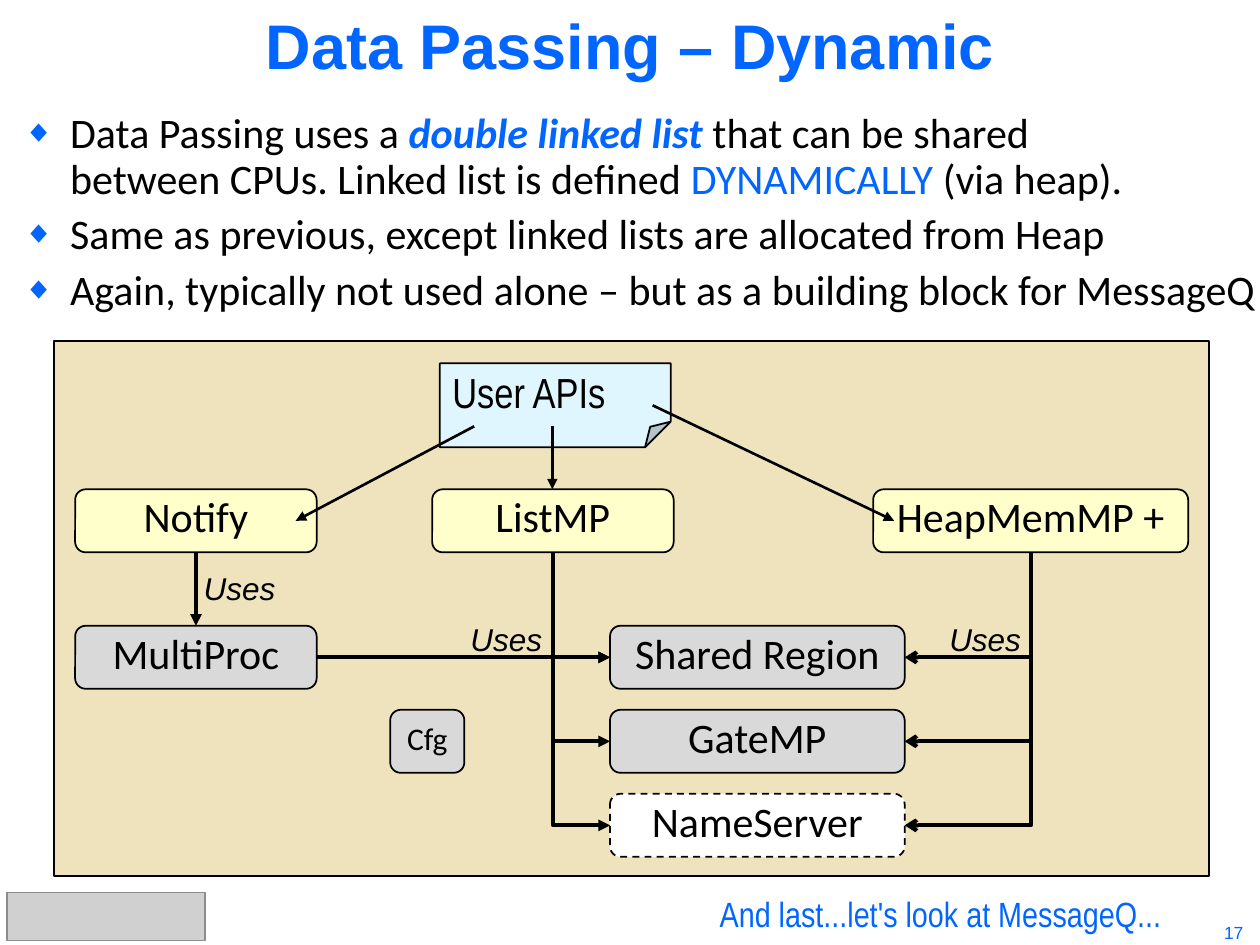
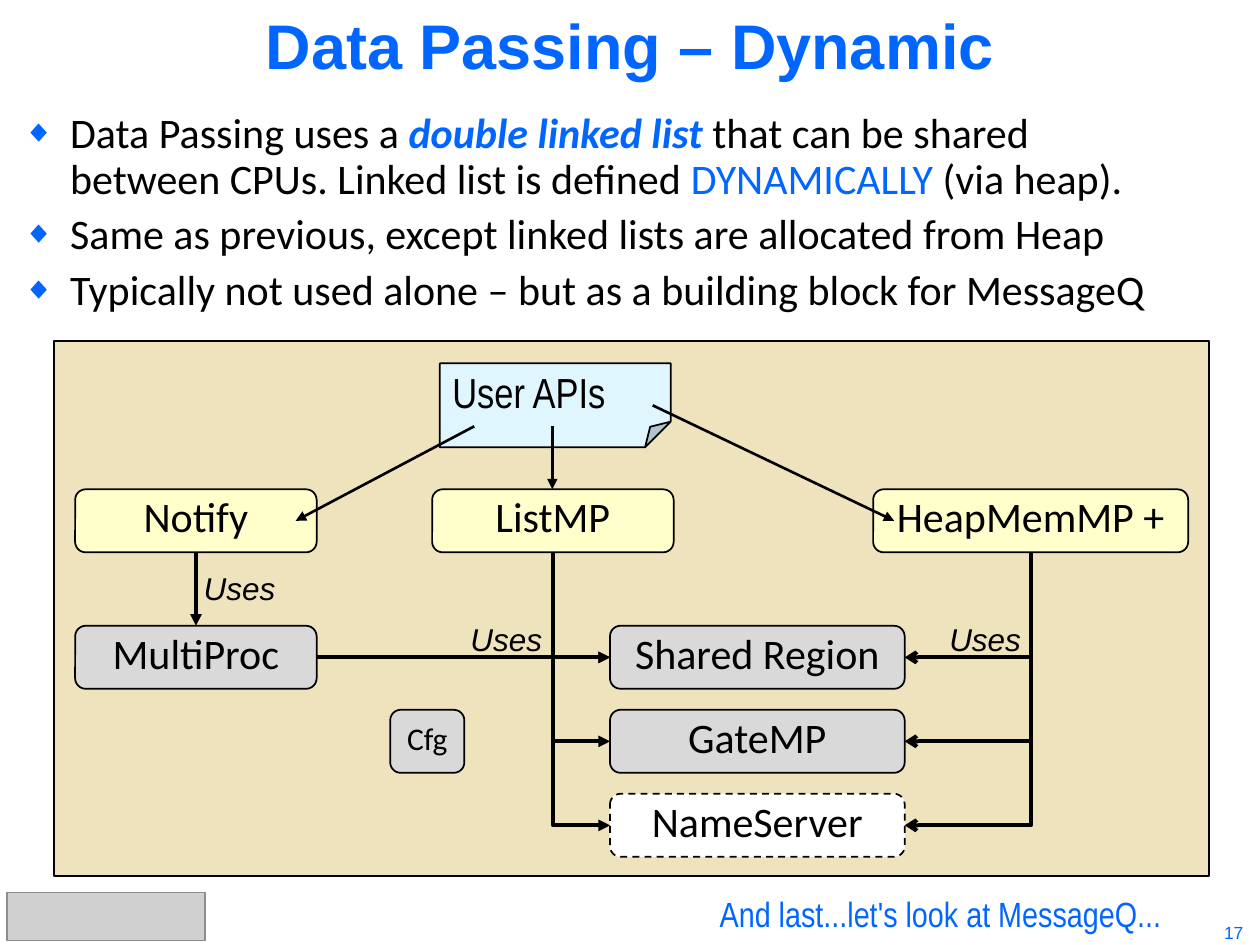
Before and after one commit to hari1989/keystone-workshop, a slide deck: slide 17 of preliminary/KeyStone Intro to IPC.pptx. Drawn at 1260x945 pixels with LibreOffice and Linux fonts; fonts in the diff are those of the drawing; grey boxes stand for pictures. Boxes give left, top, right and bottom in pixels: in the first picture for what was removed or moved away, otherwise in the second. Text is boxed around its words. In the diff, an @@ line names an element or a change of style, - is before the commit and + after.

```diff
--- a/preliminary/KeyStone Intro to IPC.pptx
+++ b/preliminary/KeyStone Intro to IPC.pptx
@@ text at [70, 275, 1144, 313]: text changed @@
-◆ Again, typically not used alone – but as a building block for MessageQ
+◆ Typically not used alone – but as a building block for MessageQ
```
Also in this commit, not shown: 17 other slides changed.
